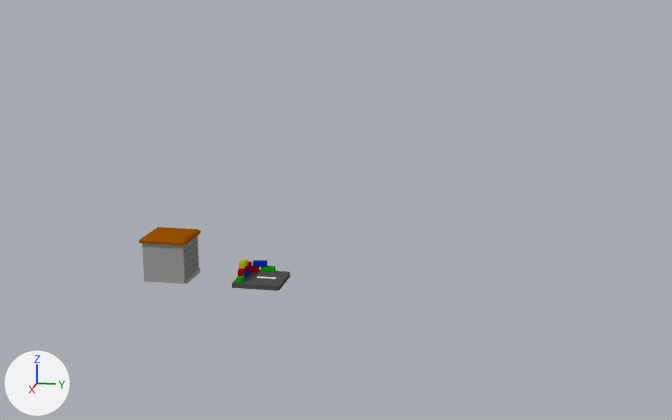
The Blender file Assets/Blender File/Building.blend, before and after one commit.
The view is the same before and after, from a camera (50 mm lens) standing at (18.07, 7.2, 6.05) and looking at (0.08, 3.61, 1.56). Lighting does not change. The marker at lower left points along +X, +Y and +Z.

Script lines for the objects in view, before the commit:
```python
mat_main = diffuse_material('Main')
mat_main.base_color = (0.253, 0.253, 0.253)  # grey #8a8a8a
me_cube = bpy.data.meshes.new('Cube')
me_cube.from_pydata(...)  # 40 vertices, 38 faces; spans x -0.4..0.4, y 0.0..0.05, z -0.7..0.0
# faces by material slot: [22, 16]
me_cube.materials.append(mat_main)  # grey #8a8a8a
me_cube.materials.append(mat_strip)  # black #000000
me_depot = bpy.data.meshes.new('Depot')
me_depot.from_pydata(...)  # 68 vertices, 58 faces; spans x -0.5..0.5, y -0.5..0.5, z -0.1..0.85
# faces by material slot: [35, 4, 19]
me_depot.materials.append(mat_whall)  # grey #9e9e9e
me_depot.materials.append(mat_interior)  # dark grey #535353
me_depot.materials.append(mat_roof)  # brown #9b5300
me_loadingbay = bpy.data.meshes.new('LoadingBay')
me_loadingbay.from_pydata(...)  # 104 vertices, 79 faces; spans x -0.5..0.5, y -0.5..0.5, z -0.1..0.335
# faces by material slot: [30, 1, 12, 12, 6, 18]
me_loadingbay.materials.append(mat_road)  # dark grey #535353
me_loadingbay.materials.append(mat_whitestrip)  # white #e7e7e7
me_loadingbay.materials.append(mat_green)  # green #0fa700
me_loadingbay.materials.append(mat_blue)  # blue #002ca7
me_loadingbay.materials.append(mat_yellow)  # yellow #c0b700
me_loadingbay.materials.append(mat_red)  # red #a70300
ob_depot = bpy.data.objects.new('Depot', me_depot)
ob_depot.location = (0.0, 0.0, 0.0)
ob_door = bpy.data.objects.new('Door', me_cube)
ob_door.parent = ob_depot
ob_door.location = (0.0, 0.4, 0.7)
ob_loadingbay = bpy.data.objects.new('LoadingBay', me_loadingbay)
ob_loadingbay.location = (0.0, 2.0, 0.0)
```
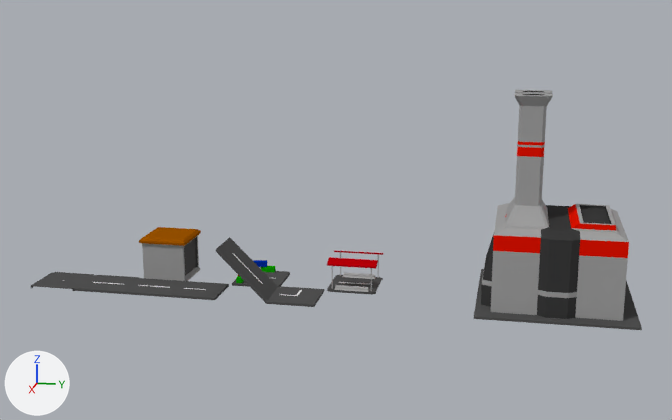
What differs and where, as boxes [x1, y1, x2, y2] in the pictures (672 x 420 px):
'Industrise', added
    after: [474, 90, 642, 330]
'BusStop', added
    after: [327, 251, 383, 295]
'road_uphill', added
    after: [216, 237, 278, 303]
'road_turn', added
    after: [266, 286, 324, 307]
'road_End', added
    after: [169, 281, 229, 300]
'road_T', added
    after: [76, 275, 139, 294]
'road_straight', added
    after: [122, 278, 184, 297]
'road_X', added
    after: [31, 272, 95, 291]
'Door', hidden
    before: [184, 237, 198, 278]
'LoadingBay', unchanged, covered by the edit
    before: [232, 259, 290, 291]
    after: [232, 260, 290, 287]

What changed in the scene script:
```text
Change mat_main:
    mat_main.base_color: (0.253, 0.253, 0.253) -> (0.8, 0.00645, 0.0)  # grey #8a8a8a -> red #e71300
Change me_cube:
    where me_cube.from_pydata(...)  # 40 vertices, 38 faces; spans x -0.4..0.4, y 0.0..0.05, z -0.7..0.0
    used by ob_door; parent = ob_depot; location = (0.0, 0.4, 0.7)
    me_cube part 1: all 22 faces that had it switch from mat_main (grey #8a8a8a) to no material
Change ob_door:
    add ob_door.hide_set(True)  # its collection is switched off
Add ob_road_x:
    ob_road_x = bpy.data.objects.new('road_X', me_road_x)  # 44 vertices, 29 faces; spans x -0.5..0.5, y -0.5..0.5, z -0.05..0.0; in mat_road (dark grey #535353), mat_whitestrip (white #e7e7e7)
    ob_road_x.location = (1.0, -2.0, 0.0)
Add ob_road_uphill:
    ob_road_uphill = bpy.data.objects.new('road_uphill', me_road_uphill)  # 16 vertices, 9 faces; spans x 0.0..0.45, y -0.5..0.5, z -0.05..1.0; in mat_road (dark grey #535353), mat_whitestrip (white #e7e7e7); modifiers MIRROR
    ob_road_uphill.location = (1.0, 2.0, 0.0)
Add ob_road_turn:
    ob_road_turn = bpy.data.objects.new('road_turn', me_road_turn)  # 49 vertices, 36 faces; spans x -0.5..0.45, y -0.5..0.45, z -0.05..0.0; in mat_road (dark grey #535353), mat_whitestrip (white #e7e7e7)
    ob_road_turn.location = (1.0, 3.0, 0.0)
Add ob_road_straight:
    ob_road_straight = bpy.data.objects.new('road_straight', me_road_straight)  # 16 vertices, 9 faces; spans x 0.0..0.45, y -0.5..0.5, z -0.05..0.0; in mat_road (dark grey #535353), mat_whitestrip (white #e7e7e7); modifiers MIRROR
    ob_road_straight.location = (1.0, 0.0, 0.0)
Add ob_road_end:
    ob_road_end = bpy.data.objects.new('road_End', me_road_end)  # 18 vertices, 11 faces; spans x 0.0..0.45, y -0.5..0.45, z -0.05..0.0; in mat_road (dark grey #535353), mat_whitestrip (white #e7e7e7); modifiers MIRROR
    ob_road_end.location = (1.0, 1.0, 0.0)
Add ob_road_t:
    ob_road_t = bpy.data.objects.new('road_T', me_road_t)  # 46 vertices, 32 faces; spans x -0.5..0.45, y -0.5..0.5, z -0.05..0.0; in mat_road (dark grey #535353), mat_whitestrip (white #e7e7e7)
    ob_road_t.location = (1.0, -1.0, 0.0)
Add ob_industrise:
    ob_industrise = bpy.data.objects.new('Industrise', me_industrise)  # 240 vertices, 205 faces, 7 loose edges; spans x -1.5..0.0, y -1.5..1.5, z -0.05..4.0; in mat_main (red #e71300), mat_black (black #3c3c3c), mat_gris (grey #a0a0a0), mat_road (dark grey #535353); modifiers MIRROR
    ob_industrise.location = (0.0, 8.0, 0.0)
Add ob_busstop:
    ob_busstop = bpy.data.objects.new('BusStop', me_busstop)  # 56 vertices, 32 faces; spans x 0.0..0.5, y -0.5..0.0, z -0.05..0.6; in mat_road (dark grey #535353), mat_whitestrip (white #e7e7e7), mat_concrete (grey #afafaf), mat_busstop (red #b60007); modifiers MIRROR
    ob_busstop.location = (0.0, 4.0, 0.0)
```
